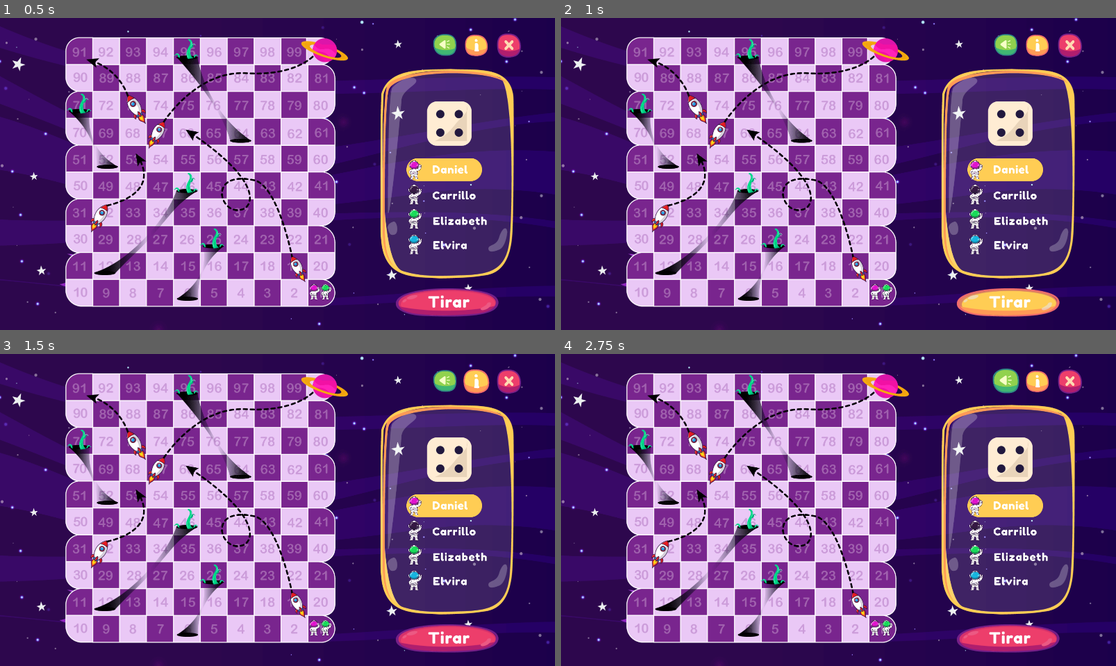
Above: before the commit, frames 1-4 (two rows, left to right).
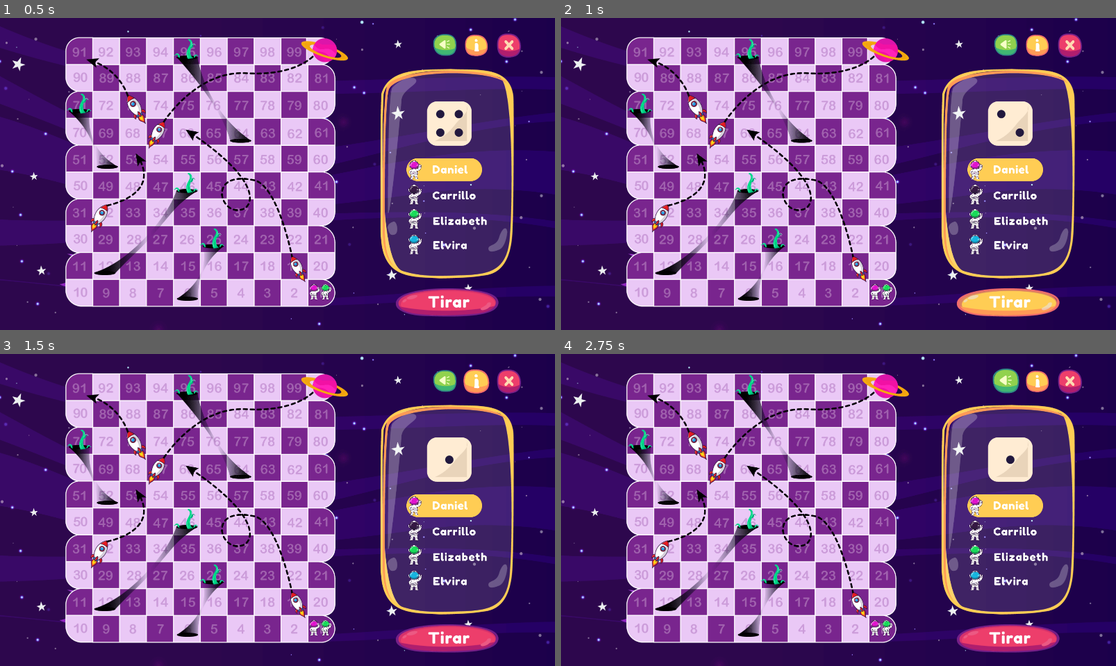
Above: after the commit, the same moments.

Repository: carrilloycardenas/Carrera-espacial
Game: Godot game, scene res://tablero/tablero.tscn
Two runs of this game, one before a commit and one after it. Both use one fixed random seed, a clock stepped at 60 frames per second and the inputs below. The project has no main scene, so this scene is started directly.
Inputs (mouse positions are in pixels of both pictures, inside the frame that each line leads up to):
- Up to frame 1 (0.5 s): no input
- Up to frame 2 (1 s): click (1010, 301) at 0.5 s
- Up to frame 3 (1.5 s): click (477, 382) at 1.25 s
- Up to frame 4 (2.75 s): click (1005, 382) at 2 s

Frame 1 is identical in both runs. In frame 2, less than 0.1% of the frame differs, in the area x 78-84%, y 29-39%; in frame 3, 0.2%; in frame 4, 0.2%.
Error before the commit: Invalid call. Nonexistent function 'resume' in base 'Nil'. (res://scripts/tablero.gd:59)

Commit message:
averahora

Diff:
--- a/scripts/tablero.gd
+++ b/scripts/tablero.gd
@@ -8,7 +8,7 @@
 
 var file = File.new()
 var player = 0
-var hola = true
+var hola = false
 var currPos = [[580.8,505.6],[602.133,505.6]]
 var players = [
 	{"name": "Daniel",
@@ -197,4 +197,5 @@
 	preg_state = true
 	$pregunta.visible = false
 	#print(function_save)
-	function_save.resume()
+	hola = true
+	_on_btntirar_pressed()
